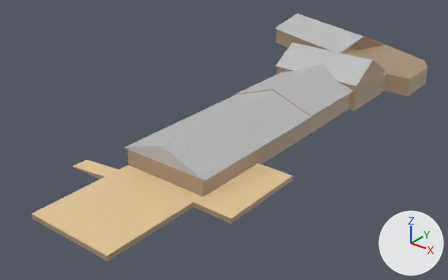
An edit to the glTF model tracks/local/harbor/sej_pavillion.glb, drawn before and after from the same camera.
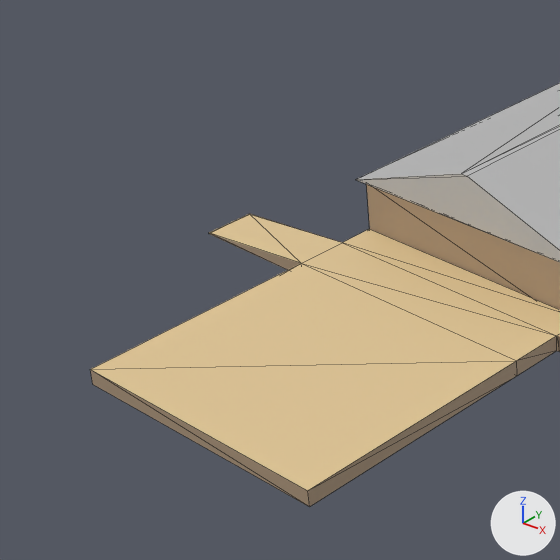
Each version is shown whole from a 50 mm lens placed at (42.8, -84.5, 35.0), pointed at (-6.6, -22.8, -3.3), then close up on the part from 0% to 43% of the width and 30% to 100% of the height. Every picture has the same lights, and +X, +Y and +Z are marked at lower right. The older version's two pictures come first. The close-ups show mesh edges as thin lines. Vertices at exactly the same position are counted once.

The first close-up shows 'SEJPavillion'.
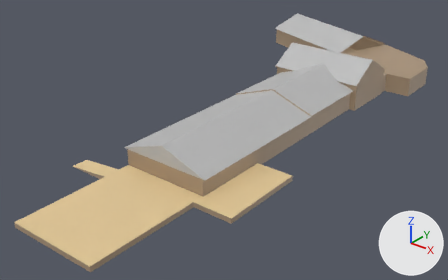
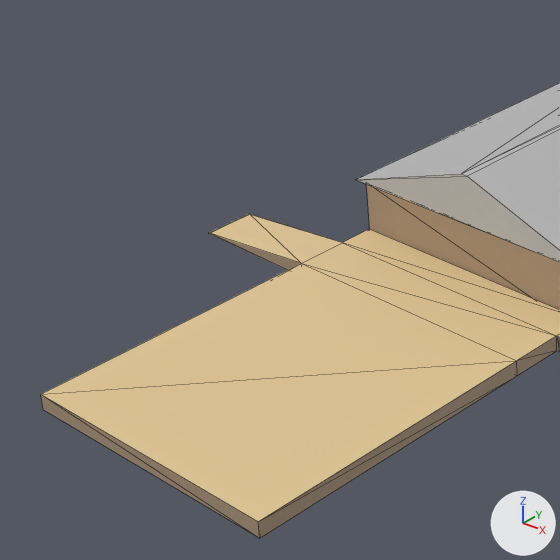
Boxes [x1, y1, x2, y2] around the edits, measured in the close-ups (560 x 560 px; the box of a moved part takes in the faces that stretch with it):
'SEJPavillion', reshaped
    before: [90, 83, 560, 507]
    after: [41, 83, 560, 538]
part 1 of me_cube_002, moved or reshaped
    before: [90, 263, 517, 507]
    after: [41, 263, 517, 538]

What the commit changed:
me_cube_002 is used by ob_sejpavillion; location (0.0, 0.0, 0.0).
Before the commit, vertices of me_cube_002: 176 (-6.1, -54.8, 0.0) at pixel (92, 384), 177 (-6.1, -54.8, 0.6) at pixel (90, 369), 180 (5.3, -54.8, 0.0) at pixel (309, 506), 181 (5.3, -54.8, 0.6) at pixel (307, 490).
me_cube_002 had 208 vertices, 394 faces and spanned x -21.5..10.3, y -54.8..21.0, z 0.0..6.4.
me_cube_002 now has 208 vertices, 394 faces and spans x -21.5..10.3, y -56.8..21.0, z 0.0..6.4.
Part 1, on me_cube_002:
Vertices 176, 177, 180, 181 of me_cube_002 move by (0.0, -2.0, 0.0).
